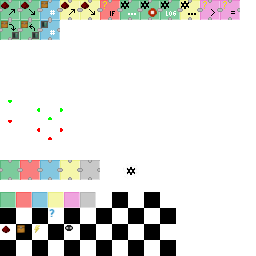
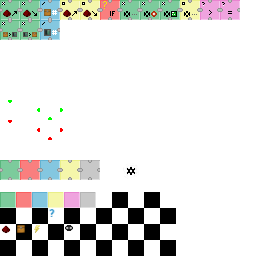
Layer changes from the first 256px x 256px image to the second:
painted on "icons.png" over left=1, top=1, right=235, bottom=39
